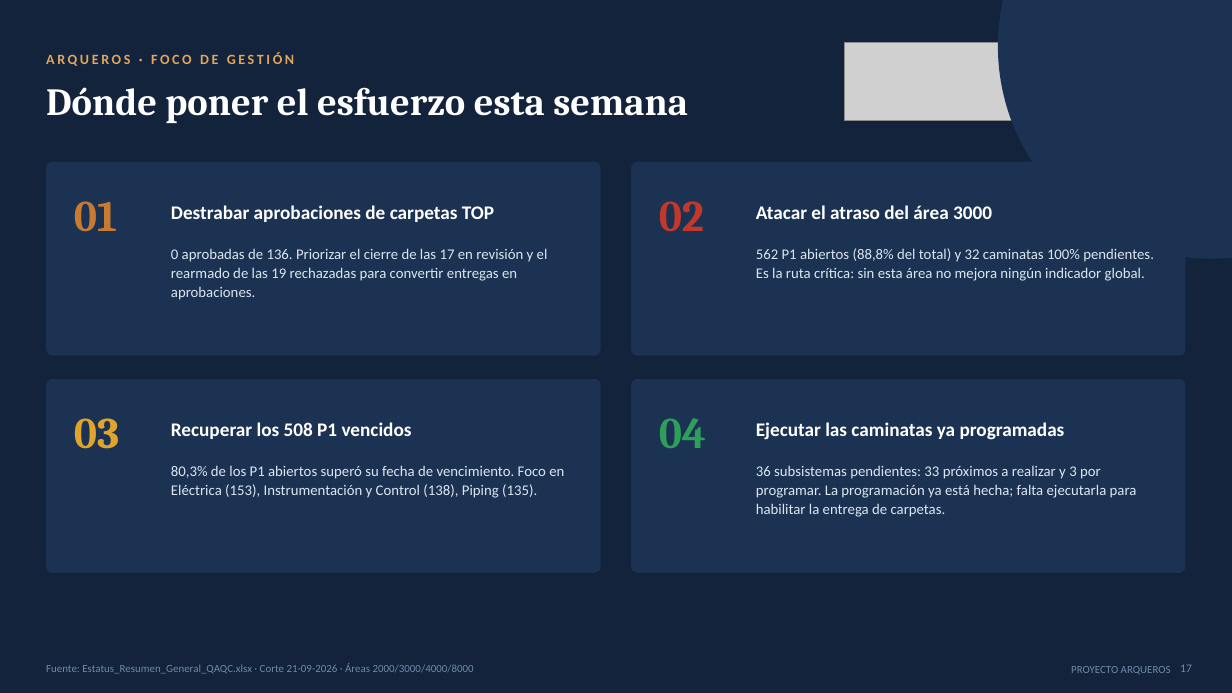
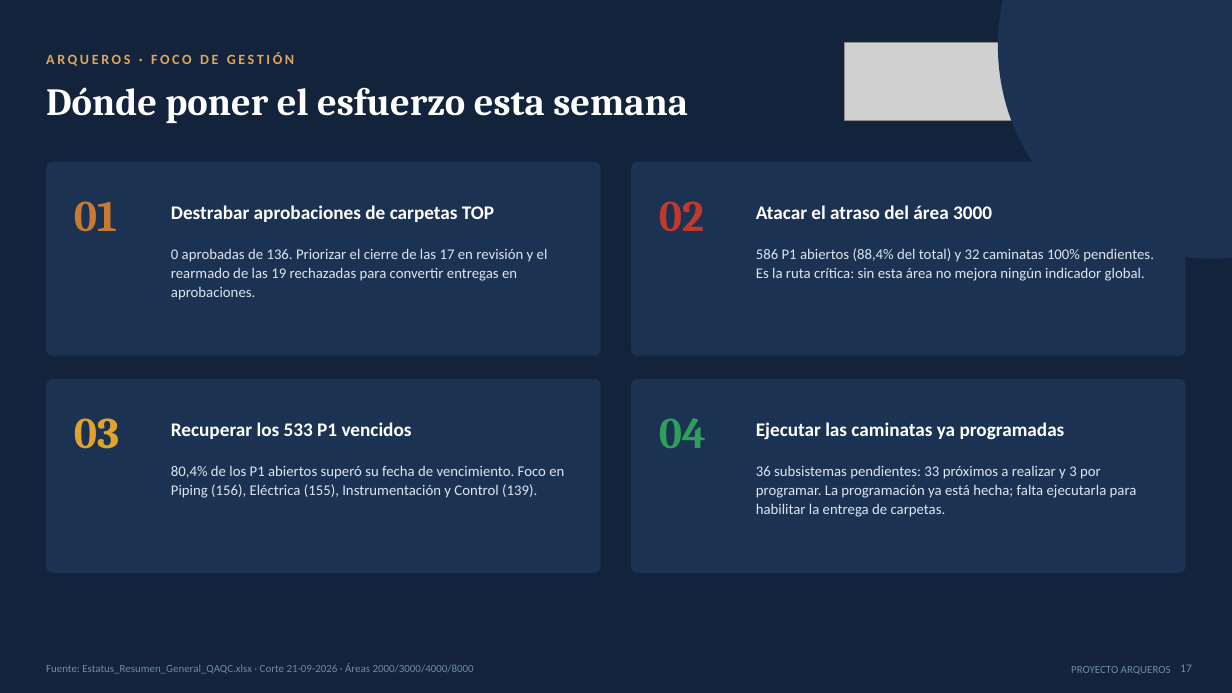
Before and after one commit to tdkvalex/Dashboard-HSEQ, a slide deck: slide 17 of panel_control_TOP_P1/Panel_Control_TOP_P1.pptx. Drawn at 1232x693 pixels with LibreOffice and Linux fonts; fonts in the diff are those of the drawing; grey boxes stand for pictures. Boxes give left, top, right and bottom in pixels: in the first picture for what was removed or moved away, otherwise in the second. Text is boxed around its words. In the diff, an @@ line names an element or a change of style, - is before the commit and + after.

```diff
--- a/panel_control_TOP_P1/Panel_Control_TOP_P1.pptx
+++ b/panel_control_TOP_P1/Panel_Control_TOP_P1.pptx
@@ text at (x1=756, y1=248, x2=1154, y2=281): text changed @@
-562 P1 abiertos (88,8% del total) y 32 caminatas 100% pendientes. Es la ruta crítica: sin esta área no mejora ningún indicador global.
+586 P1 abiertos (88,4% del total) y 32 caminatas 100% pendientes. Es la ruta crítica: sin esta área no mejora ningún indicador global.
@@ text at (x1=171, y1=422, x2=412, y2=439): text changed @@
-Recuperar los 508 P1 vencidos
+Recuperar los 533 P1 vencidos
@@ text at (x1=171, y1=465, x2=564, y2=498): text changed @@
-80,3% de los P1 abiertos superó su fecha de vencimiento. Foco en Eléctrica (153), Instrumentación y Control (138), Piping (135).
+80,4% de los P1 abiertos superó su fecha de vencimiento. Foco en Piping (156), Eléctrica (155), Instrumentación y Control (139).
```
Also in this commit, not shown: 3 other slides changed, 6 other files.
